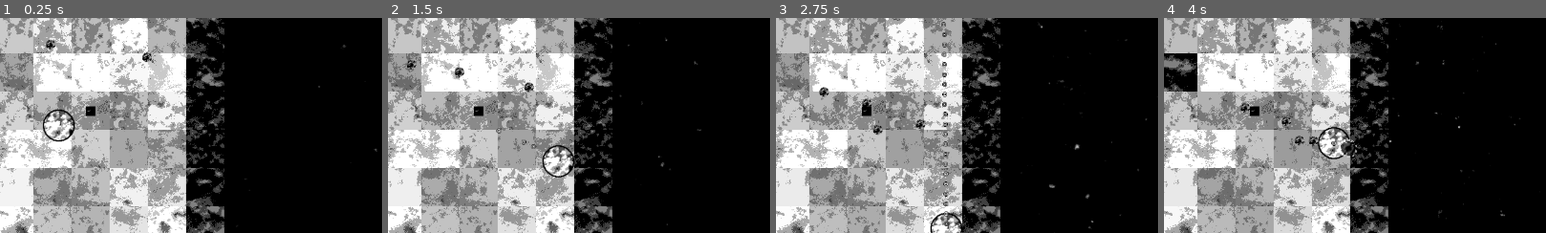
Above: before the commit, frames 1-4 (left to right).
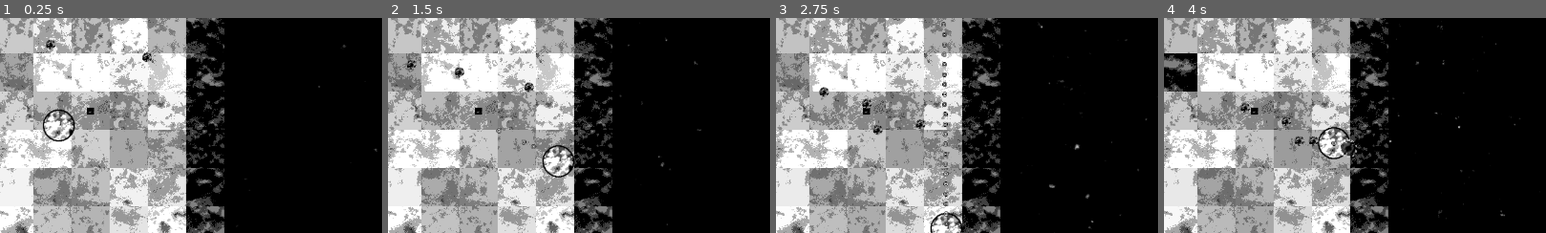
Above: after the commit, the same moments.

Repository: Indivicivet/ludumdare54
Game: Godot game, scene res://ludumdare54.tscn
The game is run twice, just before and just after one commit, with the same random seed, the same clock (stepped at 60 frames per second) and the same inputs.
Inputs (mouse positions are % of the whole screen's width and height, from its top left):
- Up to frame 1 (0.25 s): no input
- Up to frame 2 (1.5 s): move the mouse to (72, 45) at 0.52 s; press the mouse at (72, 45) at 0.53 s; hold Right (right) 0.53-1.28 s; move the mouse to (30, 55) at 1.27 s; release the mouse at (30, 55) at 1.28 s; hold Down (down) from 1.28 s (still down); click (30, 55) at 1.35 s
- Up to frame 3 (2.75 s): move the mouse to (60, 28) at 2.02 s; release Down (down) at 2.03 s; press the mouse at (60, 28) at 2.03 s; hold Right (right) from 2.03 s (still down)
- Up to frame 4 (4 s): move the mouse to (45, 70) at 2.77 s; release Right (right) at 2.78 s; release the mouse at (45, 70) at 2.78 s; hold Up (up) 2.78-3.53 s; click (45, 70) at 2.85 s; move the mouse to (80, 65) at 3.52 s; press the mouse at (80, 65) at 3.53 s; hold Left (left) from 3.53 s (still down)
The pictures show only the part of the screen within x 38-88%, y 24-74%; the shares and areas given below are measured in that part.

The runs differ from the first frame. In frame 1, less than 0.1% of the frame differs, in the area x 22-25%, y 40-46%; in frame 2, less than 0.1%; in frame 3, less than 0.1%; in frame 4, 0.1%, in the area x 22-37%, y 40-60%.

Commit message:
move enemy spawner towards background and make smaller

Diff:
--- a/play_region.tscn
+++ b/play_region.tscn
@@ -220,6 +220,24 @@
 [node name="floor_or_block36" parent="manytiles" instance=ExtResource("2_n327o")]
 position = Vector2(770, 533)
 
+[node name="enemy_spawner" type="Node2D" parent="."]
+position = Vector2(31, -31)
+script = ExtResource("7_775sp")
+
+[node name="Timer" type="Timer" parent="enemy_spawner"]
+wait_time = 2.0
+autostart = true
+script = ExtResource("8_adhp6")
+
+[node name="Sprite2D" type="Sprite2D" parent="enemy_spawner"]
+modulate = Color(0.972549, 0.972549, 0.972549, 1)
+texture = ExtResource("9_xhior")
+region_enabled = true
+region_rect = Rect2(482.14, 340.19, 12, 12)
+
+[node name="AudioStreamPlayer2D" type="AudioStreamPlayer2D" parent="enemy_spawner"]
+stream = ExtResource("10_yhfqt")
+
 [node name="player" type="CharacterBody2D" parent="."]
 position = Vector2(-22, -7)
 script = ExtResource("3_r6iub")
@@ -256,21 +274,4 @@
 navigation_polygon = SubResource("NavigationPolygon_t6llx")
 script = ExtResource("7_ivpq0")
 
-[node name="enemy_spawner" type="Node2D" parent="."]
-position = Vector2(31, -31)
-script = ExtResource("7_775sp")
-
-[node name="Timer" type="Timer" parent="enemy_spawner"]
-wait_time = 2.0
-autostart = true
-script = ExtResource("8_adhp6")
-
-[node name="Sprite2D" type="Sprite2D" parent="enemy_spawner"]
-texture = ExtResource("9_xhior")
-region_enabled = true
-region_rect = Rect2(482.14, 340.19, 16, 16)
-
-[node name="AudioStreamPlayer2D" type="AudioStreamPlayer2D" parent="enemy_spawner"]
-stream = ExtResource("10_yhfqt")
-
 [connection signal="timeout" from="enemy_spawner/Timer" to="enemy_spawner" method="_on_timer_timeout"]
